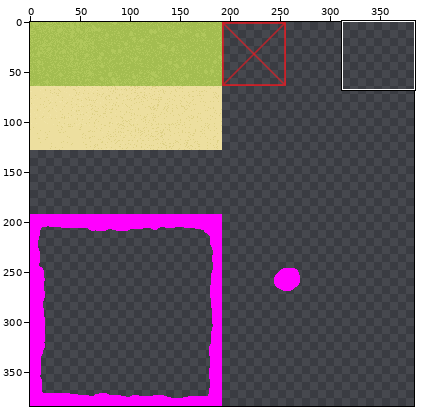
One commit to this sprite sheet: Resources/Textures/Placeholders/Ground.png. The first picture is a wide view before the edit; the outline marks the close-up.
Close-up. As it was:
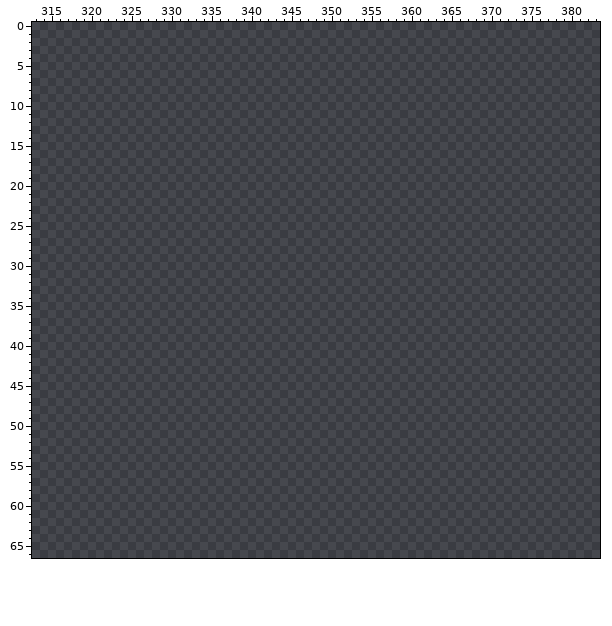
The file is 384x384 pixels. Colours within 5 levels of each other are drawn and written as one. Shown: x 313..383, y 0..66.
The result:
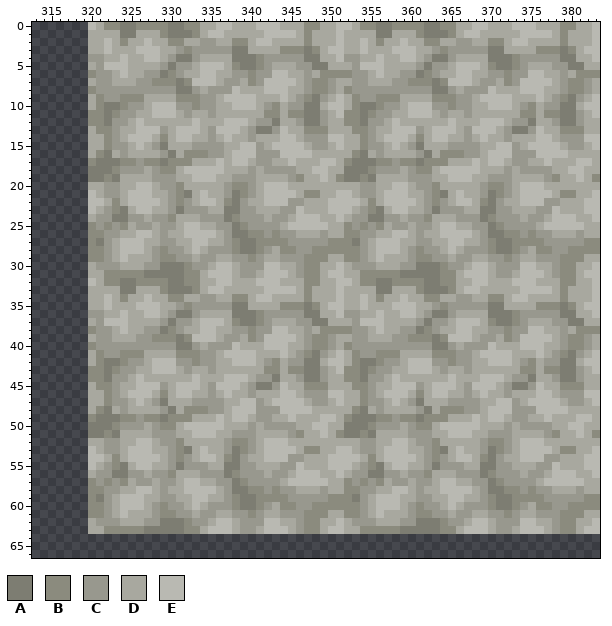
Palette (. is transparent): A #7d7d72  B #8b8b7e  C #98988e  D #a8a89f  E #b9b9b2
The author wrote: Created a new ground tileset file
What changed:
Changed rows in their new state; - is an unchanged pixel.
first column x 320:
 0 EDBBAABBBBAABBDDEEDDDEEEDDDBBDDEEDBBAABBBBAABBDDEEDDDEEEDDDBBDDE
 1 DDDDAADDDBAAABDEEDDDDDEEEEDBDDDEDDDDAADDDBAAABDEEDDDDDEEEEDBDDDE
 2 DDEDBDDEDDBBDDCCDDBBDEEDDDDBDDDEDDEDBDDEDDBBDDCCDDBBDEEDDDDBDDDE
 3 DDEDDDEEEDDCBCCCCCAADDDDBBBABDEEDDEDDDEEEDDCBCCCCCAADDDDBBBABDEE
 4 CCDDEDDEEDCAACDDDDAAABCCCCCAADDECCDDEDDEEDCAACDDDDAAABCCCCCAADDE
 5 DCEEEDDDDCACCDEEEDBAABCDDDCCAADDDCEEEDDDDCACCDEEEDBAABCDDDCCAADD
 6 BCCDEDDCCABCDDEEDDCCBCCEEDDCDBBBBCCDEDDCCABCDDEEDDCCBCCEEDDCDBBB
 7 DCCDDDCCBBBABEEEDCCDBCEEEEDCBBCDDCCDDDCCBBBABEEEDCCDBCEEEEDCBBCD
 8 BCCCCCCCCCCAACDCCCEDDDEEEDDCBBCDBCCCCCCCCCCAACDCCCEDDDEEEDDCBBCD
 9 DBCCBBBDDDDBBBCCDEEEEDDDEDCBACDEDBCCBBBDDDDBBBCCDEEEEDDDEDCBACDE
10 DBAABCCDEEECCBCCDDEEEDCBDCCAADEEDBAABCCDEEECCBCCDDEEEDCBDCCAADEE
11 BBABCCDDEEEDCDDCDDDDDDBBDBBAACDEBBABCCDDEEEDCDDCDDDDDDBBDBBAACDE
12 BBACCDEDDDDDDEDDDEEEDCCADDCAACDDBBACCDEDDDDDDEDDDEEEDCCADDCAACDD
13 DBBCDDEEECDEEEDCEEEDCAACEDDBBBDDDBBCDDEEECDEEEDCEEEDCAACEDDBBBDD
14 DDBCDEEEDBDEEDDCDEDDCDDDEEDCCCEEDDBCDEEEDBDEEDDCDEDDCDDDEEDCCCEE
15 DDBCCDEDCADDDCCCCDDEECDEEEEDCCDEDDBCCDEDCADDDCCCCDDEECDEEEEDCCDE
16 DBADCDDDDCADBBBCCDEEECCCEEEEDDDDDBADCDDDDCADBBBCCDEEECCCEEEEDDDD
17 BAAABBCBBABBBDDDEDEEDCCDDEDDDEEDBAAABBCBBABBBDDDEDEEDCCDDEDDDEED
18 AAABCCCDCBBDEEEEEDDDCDCCCCDDEEDDAAABCCCDCBBDEEEEEDDDCDCCCCDDEEDD
19 AABADDDDCCCDDEEEDDCCCDDDDCBDDEDBAABADDDDCCCDDEEEDDCCCDDDDCBDDEDB
20 DDCCDDEEDCCBDDDDDCBBCDEEEDDDDDDDDDCCDDEEDCCBDDDDDCBBCDEEEDDDDDDD
21 EDCCDEEEDDCBADEDDCABCDEEEEDBBDDEEDCCDEEEDDCBADEDDCABCDEEEEDBBDDE
22 EEDBDEEEEDCBCDEEDBACDDEEECCDDDEEEEDBDEEEEDCBCDEEDBACDDEEECCDDDEE
23 EDCBADEEDDCACCCDDAACCDDDCCEDDDEEEDCBADEEDDCACCCDDAACCDDDCCEDDDEE
24 DCCAACCDCCBDDDCCCABCCCDCCDEEEDDEDCCAACCDCCBDDDCCCABCCCDCCDEEEDDE
25 BCBCBDCCDCCDEEDDCCABCCCCDEEEEEDDBCBCBDCCDCCDEEDDCCABCCCCDEEEEEDD
26 BBCCDDEEDCDDEEEEDCAABBCBCCDDDCDDBBCCDDEEDCDDEEEEDCAABBCBCCDDDCDD
27 BACDEEEDDCCDDEEDDCBAABBBBCCCCCBBBACDEEEDDCCDDEEDDCBAABBBBCCCCCBB
28 BBCDEEEDCBCCDEDCCCBAABCDBBCCBBBBBBCDEEEDCBCCDEDCCCBAABCDBBCCBBBB
29 BBCDEDDDCBBCCDCCDDCCBCDDCCCBBBDDBBCDEDDDCBBCCDCCDDCCBCDDCCCBBBDD
30 DCCCDDDCCAAABCCDEEDCCCEEDDCBBDDEDCCCDDDCCAAABCCDEEDCCCEEDDCBBDDE
31 DDBBBBBAAAAABBDEEEDCCDEEEDCBBDEEDDBBBBBAAAAABBDEEEDCCDEEEDCBBDEE
32 EDBBAABBBBAABBDDEEDDDEEEDDDBBDDEEDBBAABBBBAABBDDEEDDDEEEDDDBBDDE
33 DDDDAADDDBAAABDEEDDDDDEEEEDBDDDEDDDDAADDDBAAABDEEDDDDDEEEEDBDDDE
34 DDEDBDDEDDBBDDCCDDBBDEEDDDDBDDDEDDEDBDDEDDBBDDCCDDBBDEEDDDDBDDDE
35 DDEDDDEEEDDCBCCCCCAADDDDBBBABDEEDDEDDDEEEDDCBCCCCCAADDDDBBBABDEE
36 CCDDEDDEEDCAACDDDDAAABCCCCCAADDECCDDEDDEEDCAACDDDDAAABCCCCCAADDE
37 DCEEEDDDDCACCDEEEDBAABCDDDCCAADDDCEEEDDDDCACCDEEEDBAABCDDDCCAADD
38 BCCDEDDCCABCDDEEDDCCBCCEEDDCDBBBBCCDEDDCCABCDDEEDDCCBCCEEDDCDBBB
39 DCCDDDCCBBBABEEEDCCDBCEEEEDCBBCDDCCDDDCCBBBABEEEDCCDBCEEEEDCBBCD
40 BCCCCCCCCCCAACDCCCEDDDEEEDDCBBCDBCCCCCCCCCCAACDCCCEDDDEEEDDCBBCD
41 DBCCBBBDDDDBBBCCDEEEEDDDEDCBACDEDBCCBBBDDDDBBBCCDEEEEDDDEDCBACDE
42 DBAABCCDEEECCBCCDDEEEDCBDCCAADEEDBAABCCDEEECCBCCDDEEEDCBDCCAADEE
43 BBABCCDDEEEDCDDCDDDDDDBBDBBAACDEBBABCCDDEEEDCDDCDDDDDDBBDBBAACDE
44 BBACCDEDDDDDDEDDDEEEDCCADDCAACDDBBACCDEDDDDDDEDDDEEEDCCADDCAACDD
45 DBBCDDEEECDEEEDCEEEDCAACEDDBBBDDDBBCDDEEECDEEEDCEEEDCAACEDDBBBDD
46 DDBCDEEEDBDEEDDCDEDDCDDDEEDCCCEEDDBCDEEEDBDEEDDCDEDDCDDDEEDCCCEE
47 DDBCCDEDCADDDCCCCDDEECDEEEEDCCDEDDBCCDEDCADDDCCCCDDEECDEEEEDCCDE
48 DBADCDDDDCADBBBCCDEEECCCEEEEDDDDDBADCDDDDCADBBBCCDEEECCCEEEEDDDD
49 BAAABBCBBABBBDDDEDEEDCCDDEDDDEEDBAAABBCBBABBBDDDEDEEDCCDDEDDDEED
50 AAABCCCDCBBDEEEEEDDDCDCCCCDDEEDDAAABCCCDCBBDEEEEEDDDCDCCCCDDEEDD
51 AABADDDDCCCDDEEEDDCCCDDDDCBDDEDBAABADDDDCCCDDEEEDDCCCDDDDCBDDEDB
52 DDCCDDEEDCCBDDDDDCBBCDEEEDDDDDDDDDCCDDEEDCCBDDDDDCBBCDEEEDDDDDDD
53 EDCCDEEEDDCBADEDDCABCDEEEEDBBDDEEDCCDEEEDDCBADEDDCABCDEEEEDBBDDE
54 EEDBDEEEEDCBCDEEDBACDDEEECCDDDEEEEDBDEEEEDCBCDEEDBACDDEEECCDDDEE
55 EDCBADEEDDCACCCDDAACCDDDCCEDDDEEEDCBADEEDDCACCCDDAACCDDDCCEDDDEE
56 DCCAACCDCCBDDDCCCABCCCDCCDEEEDDEDCCAACCDCCBDDDCCCABCCCDCCDEEEDDE
57 BCBCBDCCDCCDEEDDCCABCCCCDEEEEEDDBCBCBDCCDCCDEEDDCCABCCCCDEEEEEDD
58 BBCCDDEEDCDDEEEEDCAABBCBCCDDDCDDBBCCDDEEDCDDEEEEDCAABBCBCCDDDCDD
59 BACDEEEDDCCDDEEDDCBAABBBBCCCCCBBBACDEEEDDCCDDEEDDCBAABBBBCCCCCBB
60 BBCDEEEDCBCCDEDCCCBAABCDBBCCBBBBBBCDEEEDCBCCDEDCCCBAABCDBBCCBBBB
61 BBCDEDDDCBBCCDCCDDCCBCDDCCCBBBDDBBCDEDDDCBBCCDCCDDCCBCDDCCCBBBDD
62 DCCCDDDCCAAABCCDEEDCCCEEDDCBBDDEDCCCDDDCCAAABCCDEEDCCCEEDDCBBDDE
63 DDBBBBBAAAAABBDEEEDCCDEEEDCBBDEEDDBBBBBAAAAABBDEEEDCCDEEEDCBBDEE
Where, in picture pixels (left, top, right, bottom), the same in both close-ups:
added: (88, 22, 600, 534)
